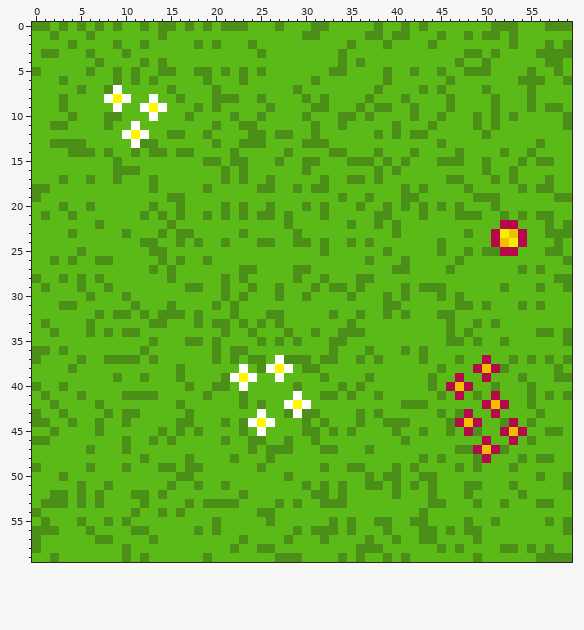
One commit to this pixel-art sprite: sprites/final_ground.png. That is the earlier state.
The file is 60x60 pixels.
After:
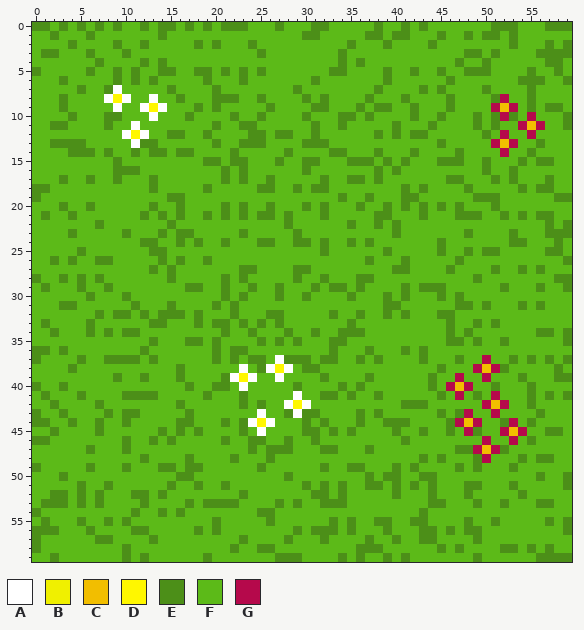
Palette (. is transparent): A #ffffff  B #f0f000  C #f2be00  D #fff700  E #4c8f18  F #5cba18  G #b5094b
Edits made:
@@ x 49..58 @@
  7 FEFFFFEFFF
- 8 FFEFFFEFFF
- 9 FFEFFFEFEE
-10 EFEFEFFFFF
-11 EFEFFFFFFF
-12 FEFFFFFFFF
-13 FFFFFFFEFF
-14 FFFEFFEFFF
+ 8 FFEGFFEFFF
+ 9 FFGCGFEFEE
+10 EFEGEFGFFF
+11 EFEFFGCGFF
+12 FEFGFFGFFF
+13 FFGCGFFEFF
+14 FFFGFFEFFF
 15 FEFFFEFEEF
@@ x 47..56 @@
 21 EEEFFEFEFE
-22 FFFFFGGFFF
-23 FEFFGBCGFF
-24 FFFFGCBGFF
-25 FEFEEGGFFF
+22 FFFFFFFFFF
+23 FEFFFFEFFF
+24 FFFFFFEEFF
+25 FEFEEFFFFF
 26 EFFFFFFFFF
-27 FFFFFFFEFE
-28 FFFFFFFFFF
+27 FFFFEFFEFE
+28 FFEFFFFFFF
 29 FFFFFEFFFE
Pixel boxes of the changes (left, top, right, bottom) in both pictures:
changed: (491, 94, 545, 157)
changed: (473, 220, 527, 283)
